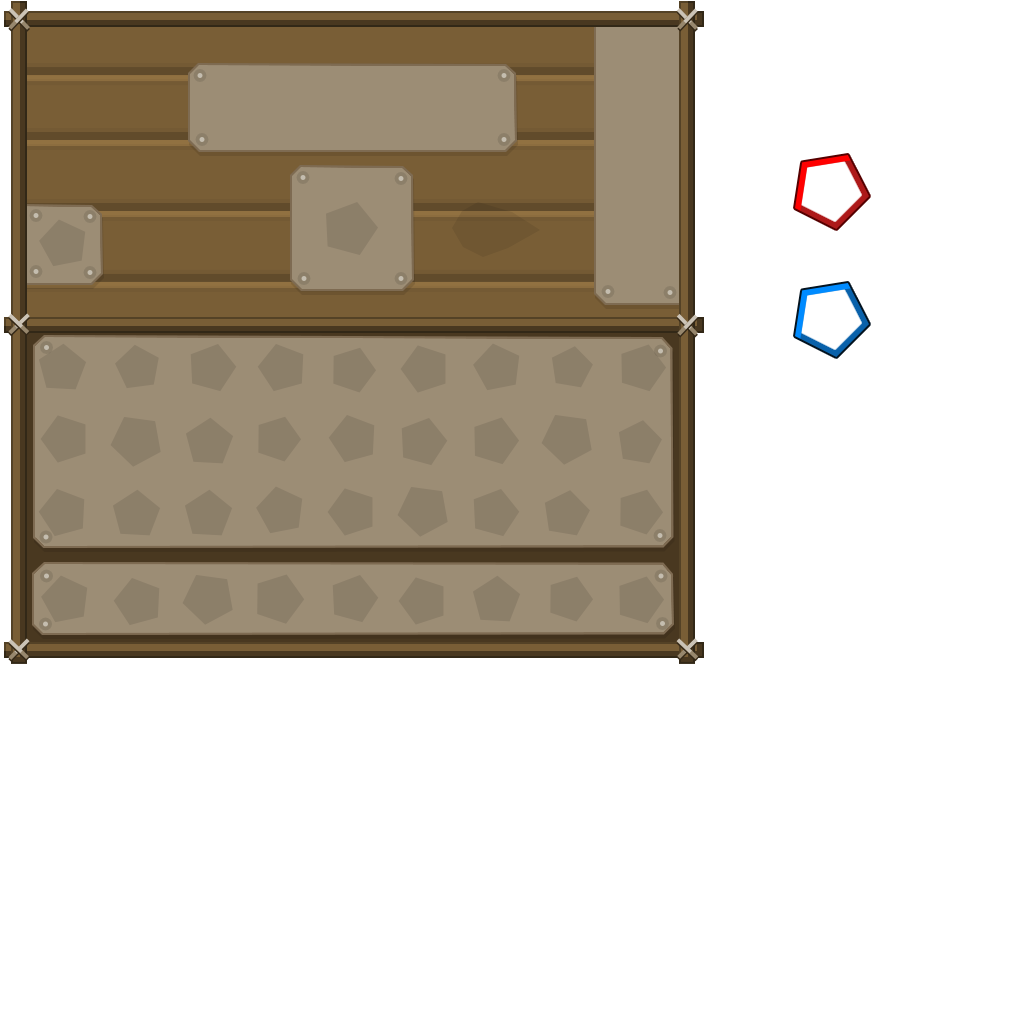
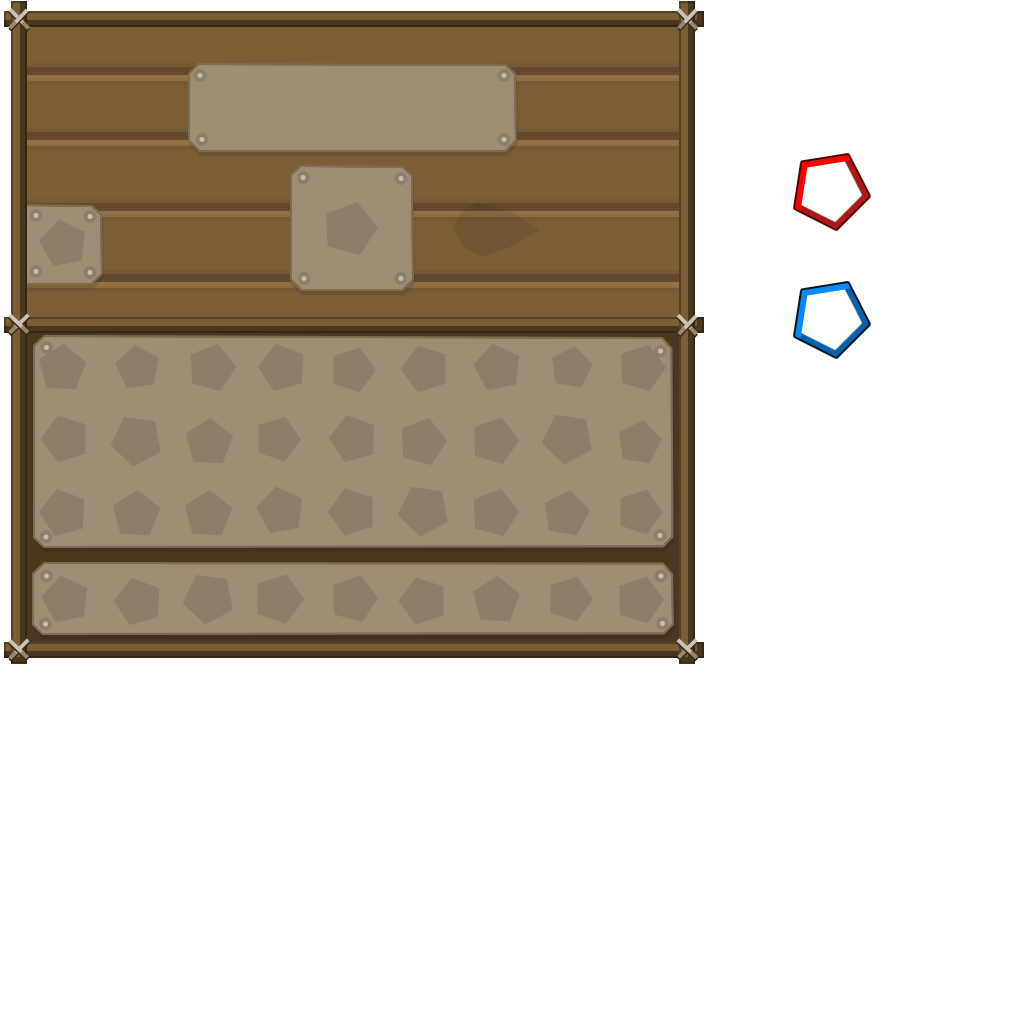
Before/after of a 1024x1024 layered artwork. What changed in the layer stack:
painted on "elipsis" over 605, 289, 673, 295
painted on "Forme 19" over 594, 27, 679, 305
